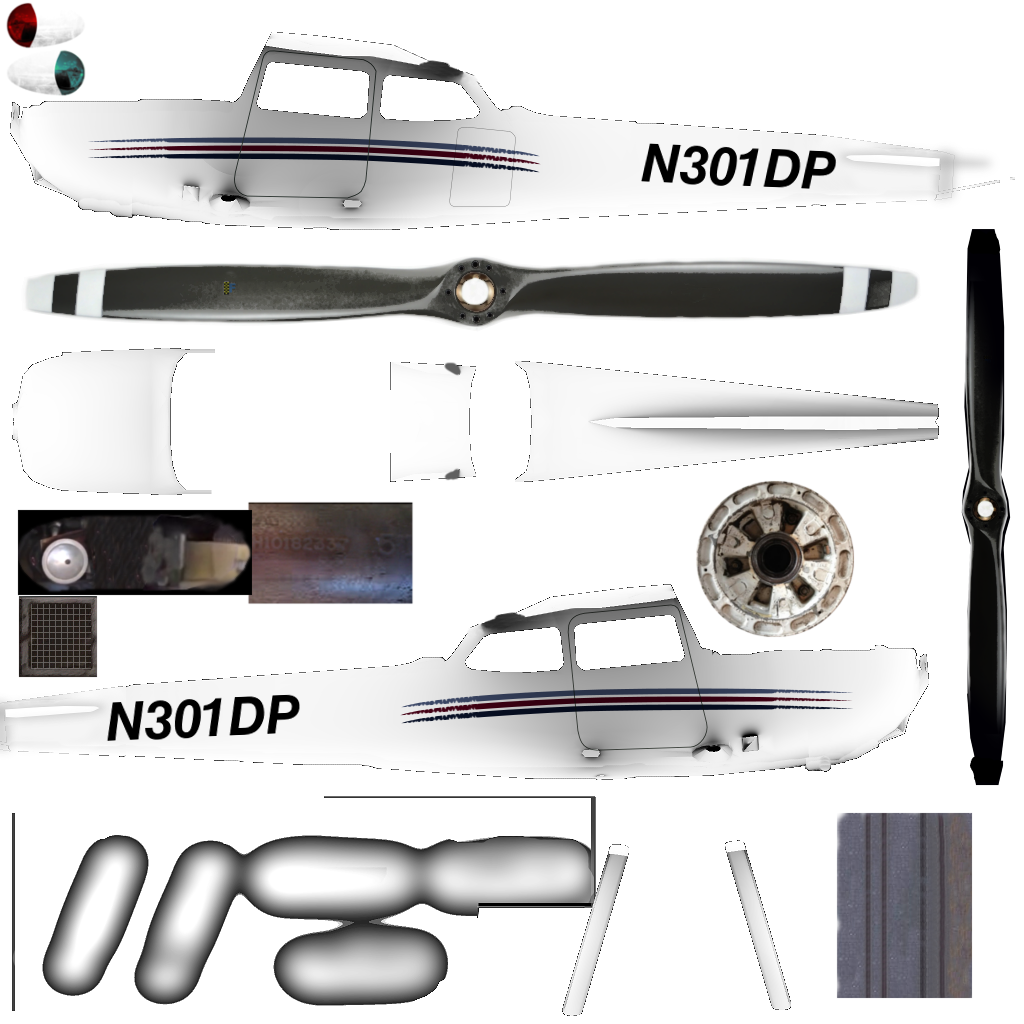
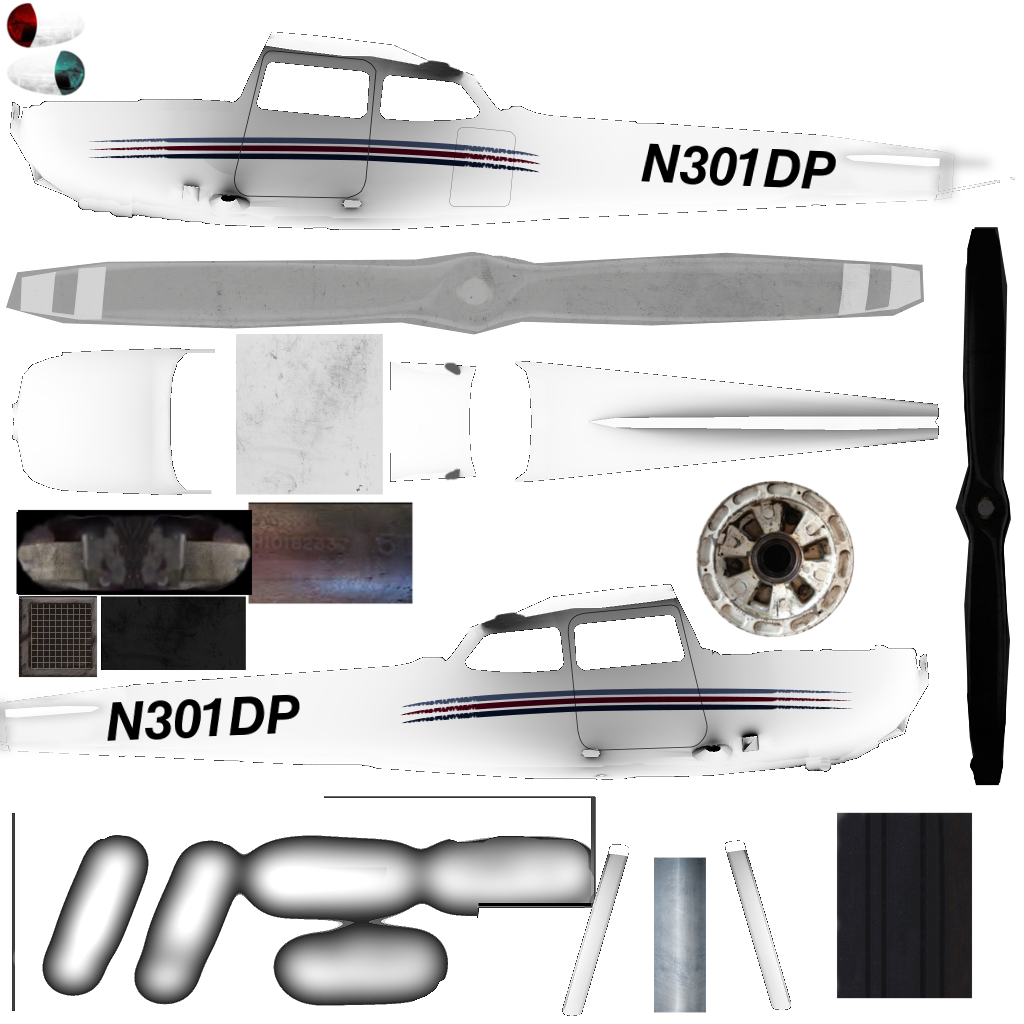
Layer changes from the first w=1024, h=1024 image to the second:
added layer "Clipboard #3" above "height map" over [6, 227, 1011, 1013]
